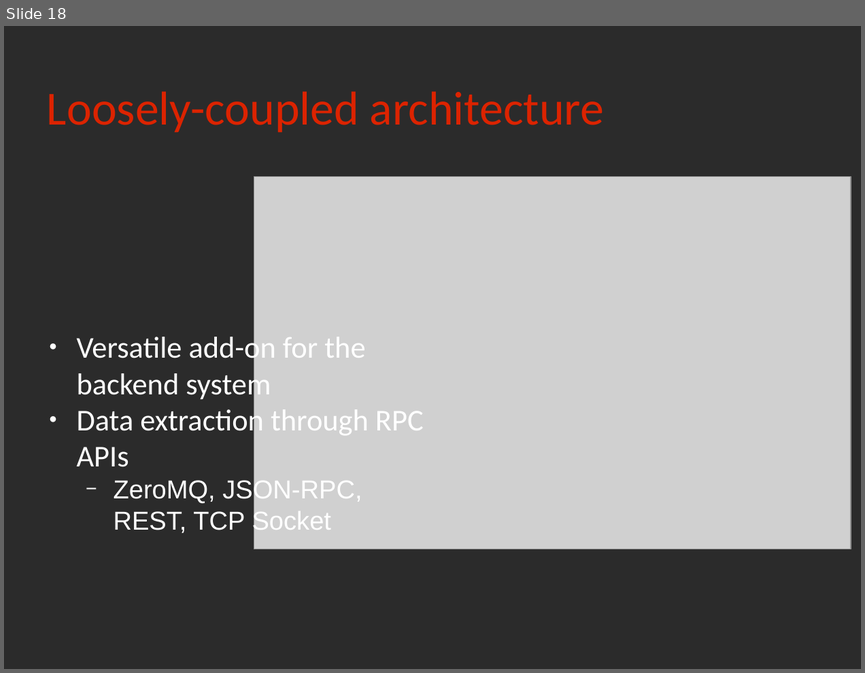
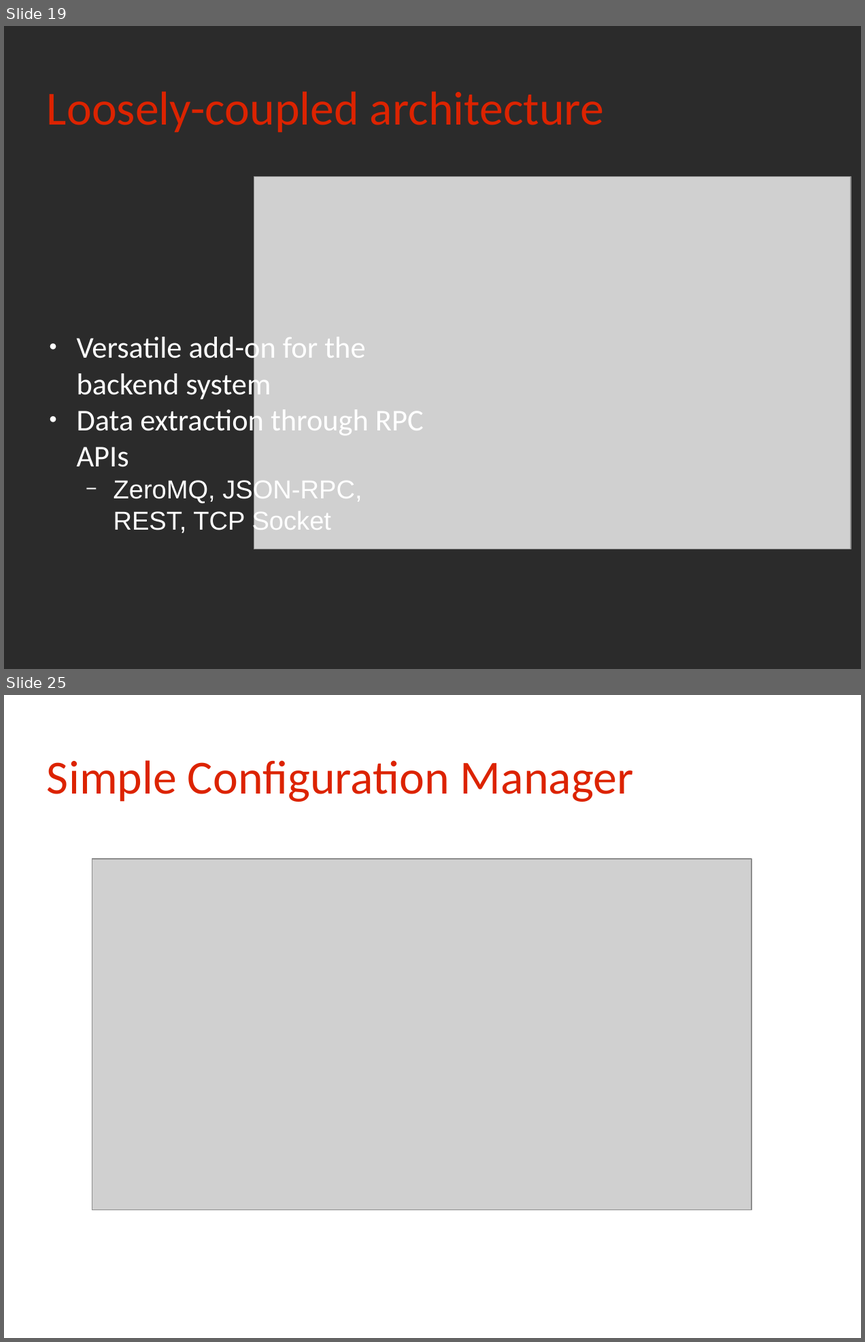
Before and after one commit to rchakode/realopinsight, a slide deck: doc/talks/rmll-2013.odp. Shown one above the other, each under a label of ours: slide 18 before the commit, slides 19 and 25 after it; the slides between them are not shown. The pictures are 865x673 and 865x1342 pixels, drawn with LibreOffice and Linux fonts; fonts in the diff are those of the drawing; grey boxes stand for pictures; background and template pictures are left out; a plain dark background stands for a picture behind light text. Boxes give left, top, right and bottom in pixels: in the first picture for what was removed or moved away, otherwise in the second. Text is boxed around its words. In the diff, an @@ line names an element or a change of style, - is before the commit and + after.

```diff
--- a/doc/talks/rmll-2013.odp
+++ b/doc/talks/rmll-2013.odp
@@ slide 25 added at [4, 695, 861, 1338], background picture (left out) @@
@@ title added at [47, 760, 634, 802], 44 pt, text #DC2300 @@
+Simple Configuration Manager
@@ picture added at [92, 859, 751, 1210] @@
@@ what was slide 18 is now slide 19 @@
```
Also in this commit, not shown: 10 slides changed, 3 other slides added, 3 slides removed, 2 other files.
